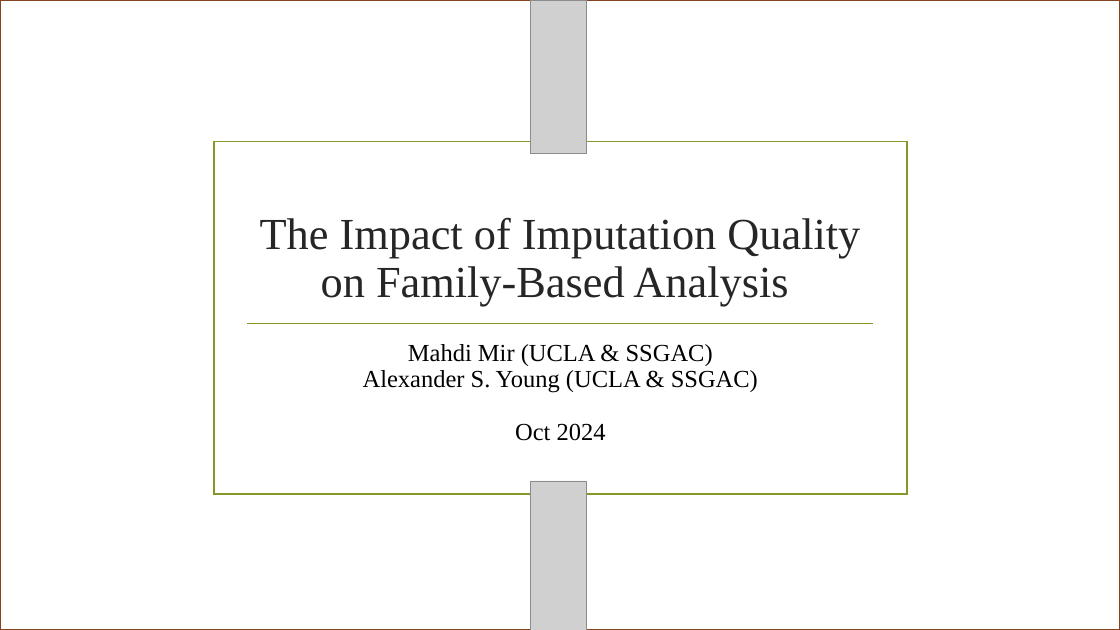
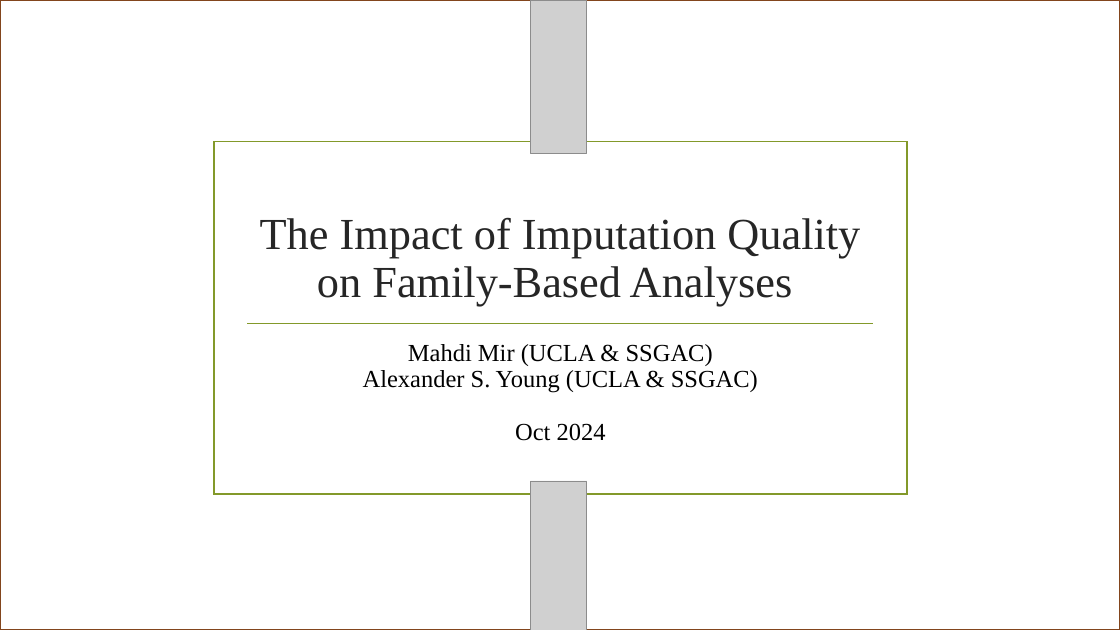
Before and after one commit to imahdimir/18A241013_impact_of_imputation_quality_IGSS_Talk_Oct24_Stanford, a slide deck: slide 1 of v4_IGSS_2_new plots/v4.pptx. Drawn at 1120x630 pixels with LibreOffice and Linux fonts; fonts in the diff are those of the drawing; grey boxes stand for pictures; background and template pictures are left out. Boxes give left, top, right and bottom in pixels: in the first picture for what was removed or moved away, otherwise in the second. Text is boxed around its words. In the diff, an @@ line names an element or a change of style, - is before the commit and + after.

```diff
--- a/v4_IGSS_2_new plots/v4.pptx
+++ b/v4_IGSS_2_new plots/v4.pptx
@@ title at (260, 217, 860, 306): text changed @@
-The Impact of Imputation Quality on Family-Based Analysis
+The Impact of Imputation Quality on Family-Based Analyses
```
Also in this commit, not shown: 4 other slides changed, 3 slides added, 5 other files.
